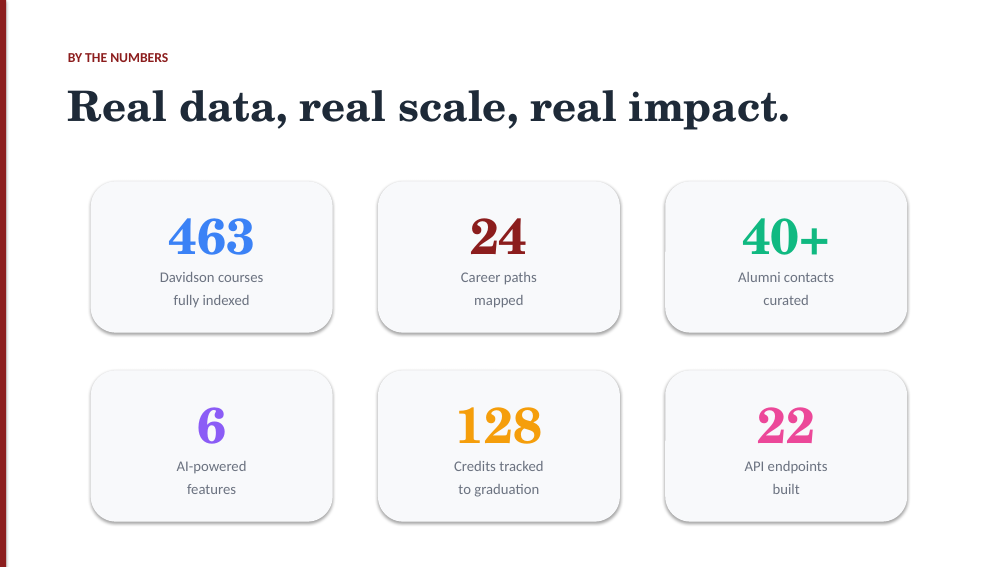
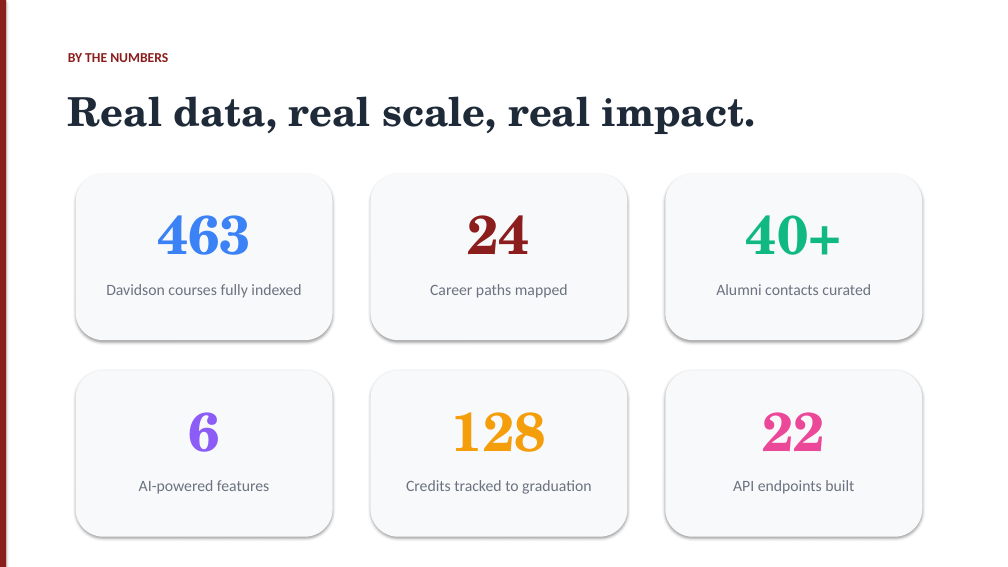
Before and after one commit to Hades-c/MakeItSo, a slide deck: slide 7 of MakeItSo_Pitch_Deck.pptx. Drawn at 1008x567 pixels with LibreOffice and Linux fonts; fonts in the diff are those of the drawing. Boxes give left, top, right and bottom in pixels: in the first picture for what was removed or moved away, otherwise in the second. Text is boxed around its words. In the diff, an @@ line names an element or a change of style, - is before the commit and + after.

```diff
--- a/MakeItSo_Pitch_Deck.pptx
+++ b/MakeItSo_Pitch_Deck.pptx
@@ text "Real data, real scale, real ..." at [68,96,756,134]: size 40 to 38 pt; line spacing 48pt to 1 @@
@@ rounded rectangle: place and size @@
-rounded rectangle at [91,181,333,333]
+rounded rectangle at [76,174,333,340]
@@ rounded rectangle: place and size @@
-rounded rectangle at [378,181,620,333]
+rounded rectangle at [371,174,628,340]
@@ rounded rectangle: place and size @@
-rounded rectangle at [665,181,907,333]
+rounded rectangle at [665,174,923,340]
@@ text "463": place and size @@
-text "463" at [168,218,255,255]
+text "463" at [157,215,251,255]
@@ text at [106,284,301,298]: text changed; size 14 to 15 pt @@
-Davidson courses
+Davidson courses fully indexed
@@ text removed at [174,295,250,308] @@
-fully indexed
@@ text at [430,284,568,298]: text changed; size 14 to 15 pt @@
-Career paths
+Career paths mapped
@@ text removed at [474,295,523,308] @@
-mapped
@@ text at [716,284,871,295]: text changed; size 14 to 15 pt @@
-Alumni contacts
+Alumni contacts curated
@@ text removed at [763,295,809,305] @@
-curated
@@ rounded rectangle: place and size @@
-rounded rectangle at [378,371,620,522]
+rounded rectangle at [76,371,333,537]
@@ rounded rectangle: place and size @@
-rounded rectangle at [91,371,333,522]
+rounded rectangle at [371,371,628,537]
@@ rounded rectangle: place and size @@
-rounded rectangle at [665,371,907,522]
+rounded rectangle at [665,371,923,537]
@@ text "6": place and size @@
-text "6" at [197,407,226,444]
+text "6" at [188,412,219,452]
@@ size 48 to 52 pt; line spacing 57.6pt to 1 in 6 elements at [157,215,251,255], [468,215,531,254], [746,215,842,255], [452,412,546,452], [188,412,219,452], [762,412,825,451] @@
@@ text removed at [454,461,543,471] @@
-Credits tracked
@@ text at [139,480,269,494]: text changed; size 14 to 15 pt @@
-AI-powered
+AI-powered features
@@ text removed at [187,484,236,494] @@
-features
@@ text at [406,480,591,494]: text changed; size 14 to 15 pt @@
-to graduation
+Credits tracked to graduation
@@ text at [733,480,854,494]: text changed; size 14 to 15 pt @@
-API endpoints
+API endpoints built
@@ text removed at [773,484,800,494] @@
-built
```
Also in this commit, not shown: 10 other slides changed, 1 other file.
